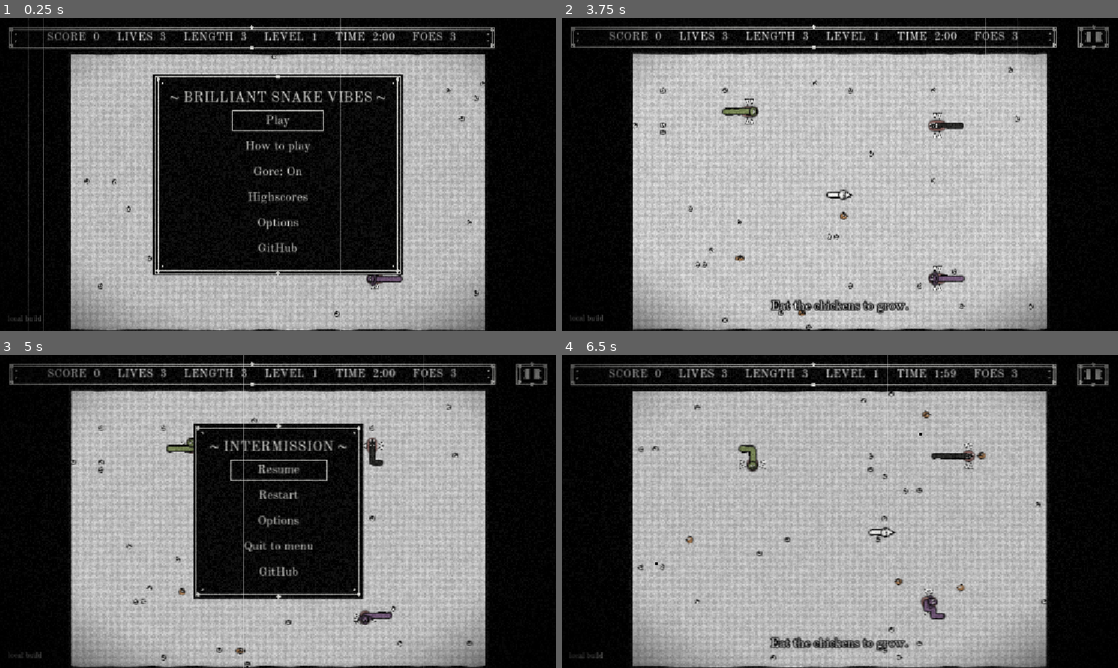
Above: before the commit, frames 1-4 (two rows, left to right).
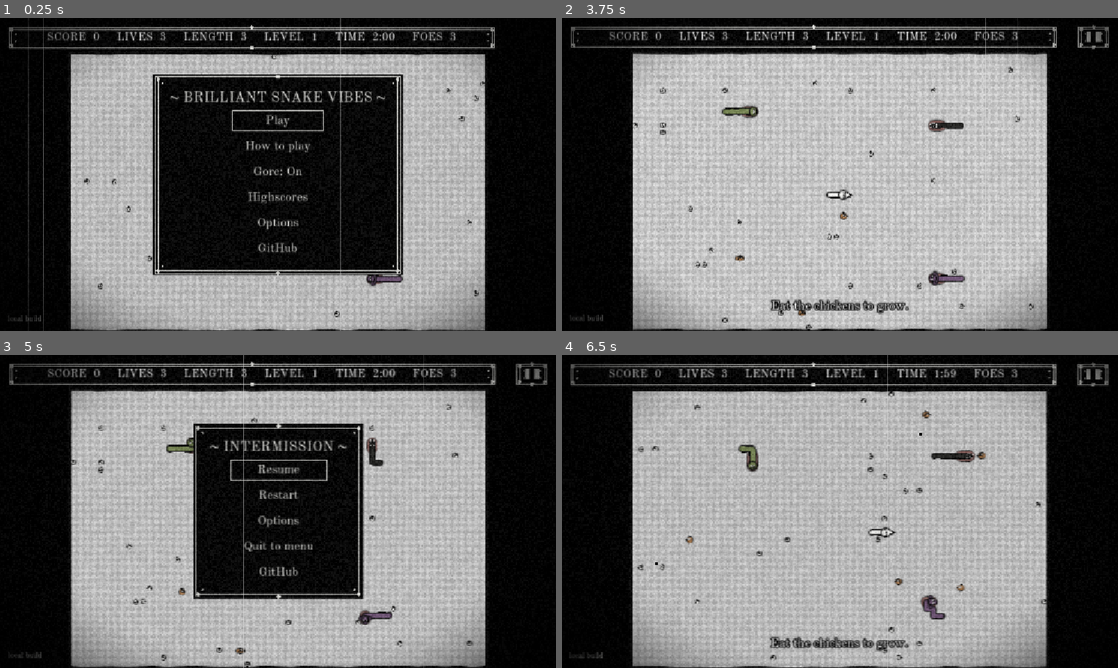
Above: after the commit, the same moments.

Repository: Oliver-Tautz/brilliant-snake-vibes
Game: Godot game, scene res://presentation/main.tscn
The game is run twice, just before and just after one commit, with the same random seed, the same clock (stepped at 60 frames per second) and the same inputs.
Inputs (mouse positions are in pixels of both pictures, inside the frame that each line leads up to):
- Up to frame 1 (0.25 s): no input
- Up to frame 2 (3.75 s): click "Play" at 0.5 s; click "Next >" at 1.25 s; click "Next >" at 2 s; click "Next >" at 2.75 s; click "Play" at 3.5 s
- Up to frame 3 (5 s): tap Enter at 4.25 s; drag from (533, 373) to (333, 442) at 4.27 s
- Up to frame 4 (6.5 s): click "Restart" at 5 s; drag from (728, 527) to (812, 574) at 5.77 s

The runs differ from the first frame. In frame 1, less than 0.1% of the frame differs, in the area x 66-69%, y 84-87%; in frame 2, 0.1%; in frame 3, less than 0.1%; in frame 4, 0.2%, in the area x 31-75%, y 28-84%.

Commit message:
Bite zone follows the drawn head after an enemy step; fangs only in How to play

Diff:
--- a/logic/enemy_snake.gd
+++ b/logic/enemy_snake.gd
@@ -21,3 +21,8 @@
 	body = cells
 	direction = heading
 	interval = seconds_per_move
+
+
+## True just after a step, until the head is drawn halfway into its new cell: it still looks a cell back.
+func head_drawn_behind() -> bool:
+	return last_moved and clock < interval * 0.5
--- a/logic/snake_game.gd
+++ b/logic/snake_game.gd
@@ -425,13 +425,16 @@
 
 
 ## The enemy whose head is at `cell`, or whose neck is there while the bite zone includes it.
+## Enemies are drawn sliding into their new cell, so just after a step the head still looks a cell
+## back; until it is drawn halfway there the zone reaches one cell further, to match what is seen.
 func _enemy_bitten(cell: Vector2i):
 	var foe = _enemy_with_head(cell)
 	if foe != null:
 		return foe
 	for enemy in enemies:
 		if enemy.alive:
-			for k in range(1, mini(bite_cells(), enemy.body.size())):
+			var lag := 1 if enemy.head_drawn_behind() else 0
+			for k in range(1, mini(bite_cells() + lag, enemy.body.size())):
 				if enemy.body[k] == cell:
 					return enemy
 	return null
--- a/presentation/how_to_demo.gd
+++ b/presentation/how_to_demo.gd
@@ -24,6 +24,7 @@
 	(_floor.material as ShaderMaterial).shader = preload("res://presentation/floor.gdshader")
 	_floor.set_script(preload("res://presentation/floor.gd"))
 	_world.set_script(preload("res://presentation/world_view.gd"))
+	_world.show_fangs = true
 	_viewport.add_child(_floor)
 	_viewport.add_child(_world)
 	_viewport.add_child(_camera)
--- a/presentation/world_view.gd
+++ b/presentation/world_view.gd
@@ -16,6 +16,7 @@
 var show_prey := true
 var show_snake := true
 var show_walls := true
+var show_fangs := false  # the "bite here" fangs, only in the How to play pictures
 
 var _path := PackedVector2Array()
 var _enemy_path := PackedVector2Array()
@@ -117,7 +118,7 @@
 			return
 	var id: int = 5000 + enemy.species * 1000
 	var fill: Color = Ink.SNAKE_COLORS[enemy.species]
-	_draw_bite_zone(path, Vector2(enemy.direction))
+	_draw_bite_zone(path, Vector2(enemy.direction), enemy.head_drawn_behind())
 	_draw_hose(path, View.BODY_WIDTH * 0.5 * ENEMY_WIDTHS[enemy.species], fill, id)
 	var at := _inked[0]
 	var fwd := Vector2(enemy.direction)
@@ -156,10 +157,11 @@
 
 ## A pulsing glow behind the cells of an enemy that a bite from the side kills (game.bite_cells(),
 ## spec §6b), in a dull grey-red (§11), with a pair of white fangs snapping at it: "bite here".
-func _draw_bite_zone(path: PackedVector2Array, heading: Vector2) -> void:
+func _draw_bite_zone(path: PackedVector2Array, heading: Vector2, lagging: bool) -> void:
 	var pulse := 0.5 + 0.5 * sin(Time.get_ticks_msec() / 1000.0 * TAU * 1.5)
 	var radius := View.CELL * (0.66 + 0.08 * pulse)
-	var last := mini(game.bite_cells(), path.size()) - 1
+	var lag := 1 if lagging else 0  # the zone reaches one cell further while the head is drawn behind
+	var last := mini(game.bite_cells() + lag, path.size()) - 1
 	for pass_i in 2:  # a thin ink rim, then the glow
 		var r := radius + (View.INK_WIDTH * 0.6 if pass_i == 0 else 0.0)
 		var color := Color(Ink.INK, 0.7) if pass_i == 0 else Color(Ink.VULNERABLE, 0.6 + 0.3 * pulse)
@@ -167,6 +169,8 @@
 			Ink.disc(self, path[k], r, color)
 			if k < last:
 				Ink.bar(self, path[k], path[k + 1], r, color)
+	if not show_fangs:
+		return
 	var mid := path[0].lerp(path[last], 0.5)
 	var side := heading.orthogonal()
 	var gap := radius * (0.95 + 0.45 * pulse)  # the fangs open and close with the pulse
--- a/tests/unit/test_levels.gd
+++ b/tests/unit/test_levels.gd
@@ -371,6 +371,41 @@
 	assert_true(game.last_life_lost)
 
 
+func test_the_bite_zone_follows_a_head_still_drawn_a_cell_back() -> void:
+	game.level = 6
+	game.set_food([])
+	game.set_body(_cells(Vector2i(10, 10), 3, Vector2i.RIGHT))
+	var foe := _enemy(Enemy.Species.MAMBA, _cells(Vector2i(11, 11), 8, Vector2i.DOWN), Vector2i.DOWN)  # neck at 11,10
+	foe.last_moved = true
+	foe.clock = 0.0  # it just stepped: its head is drawn at 11,10
+	game.tick()
+	assert_false(foe.alive)
+	assert_false(game.last_life_lost)
+
+
+func test_the_lag_ends_once_the_head_is_drawn_halfway() -> void:
+	game.level = 6
+	game.set_food([])
+	game.set_body(_cells(Vector2i(10, 10), 3, Vector2i.RIGHT))
+	var foe := _enemy(Enemy.Species.MAMBA, _cells(Vector2i(11, 11), 8, Vector2i.DOWN), Vector2i.DOWN)
+	foe.last_moved = true
+	foe.clock = foe.interval * 0.5
+	game.tick()
+	assert_true(foe.alive)
+	assert_true(game.last_life_lost)
+
+
+func test_the_lag_makes_the_third_cell_biteable_up_to_level_five() -> void:
+	game.set_food([])
+	game.set_body(_cells(Vector2i(10, 10), 3, Vector2i.RIGHT))
+	var foe := _enemy(Enemy.Species.MAMBA, _cells(Vector2i(11, 12), 8, Vector2i.DOWN), Vector2i.DOWN)  # 11,10 is 3rd
+	foe.last_moved = true
+	foe.clock = 0.0
+	game.tick()
+	assert_false(foe.alive)
+	assert_false(game.last_life_lost)
+
+
 func test_biting_further_down_the_body_still_costs_a_life() -> void:
 	game.set_food([])
 	game.set_body(_cells(Vector2i(10, 10), 3, Vector2i.RIGHT))
Not shown, changed: agent_adr.md
